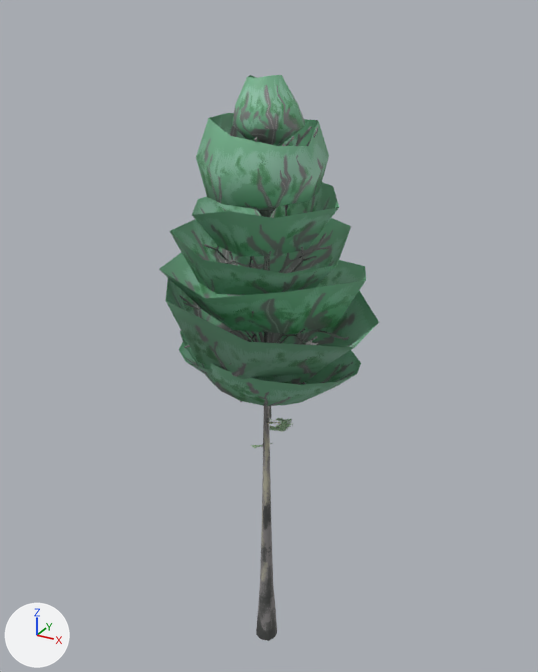
The Blender file Assets/Models/Environment/MountainAsh.blend as it was, and as the next commit left it.
The view is the same before and after, from a camera (50 mm lens) standing at (52.6, -94.7, 105.0) and looking at (-1.3, 3.2, 56.0). Every picture has the same lights, and +X, +Y and +Z are marked at lower left.

Script lines for the objects in view, before the commit:
```python
ob_cube = bpy.data.objects.new('Cube', me_cube)
ob_cube.location = (0.0, 0.0, 48.8)
ob_cube.scale = (17.4, 17.4, 17.4)
ob_cube_001 = bpy.data.objects.new('Cube.001', me_cube_001)
ob_cube_001.location = (0.0, 0.0, 56.3)
ob_cube_001.rotation_euler = (0.0, 0.0, -0.486)  # degrees (0, 0, -28)
ob_cube_001.scale = (21.0, 20.3, 21.8)
ob_cube_002 = bpy.data.objects.new('Cube.002', me_cube_002)
ob_cube_002.location = (0.0, 0.0, 67.2)
ob_cube_002.rotation_euler = (0.0, 0.0, -0.899)  # degrees (0, 0, -52)
ob_cube_002.scale = (13.7, 17.0, 16.2)
ob_cube_003 = bpy.data.objects.new('Cube.003', me_cube_003)
ob_cube_003.location = (0.0, 0.0, 80.1)
ob_cube_003.rotation_euler = (0.0, 0.0, -0.899)  # degrees (0, 0, -52)
ob_cube_003.scale = (11.8, 14.2, 23.4)
ob_cube_004 = bpy.data.objects.new('Cube.004', me_cube_004)
ob_cube_004.location = (0.0, 0.0, 72.9)
ob_cube_004.rotation_euler = (0.0, 0.0, -3.143)  # degrees (0, 0, -180)
ob_cube_004.scale = (11.8, 14.2, 16.0)
ob_cube_005 = bpy.data.objects.new('Cube.005', me_cube_005)
ob_cube_005.location = (0.0, 0.0, 86.9)
ob_cube_005.rotation_euler = (0.0, 0.0, 1.591)  # degrees (0, 0, 91)
ob_cube_005.scale = (7.99, 9.58, 13.3)
ob_cube_006 = bpy.data.objects.new('Cube.006', me_cube_006)
ob_cube_006.location = (0.0, 0.0, 61.8)
ob_cube_006.rotation_euler = (0.0, 0.0, 1.527)  # degrees (0, 0, 87)
ob_cube_006.scale = (15.2, 19.8, 16.2)
ob_cube_007 = bpy.data.objects.new('Cube.007', me_cube_007)
ob_cube_007.location = (0.0, 0.0, 50.8)
ob_cube_007.rotation_euler = (0.0, 0.0, -2.517)  # degrees (0, 0, -144)
ob_cube_007.scale = (15.4, 15.4, 15.4)
ob_plane = bpy.data.objects.new('Plane', me_plane_001)
ob_plane.location = (0.0, 0.0, 0.0)
```
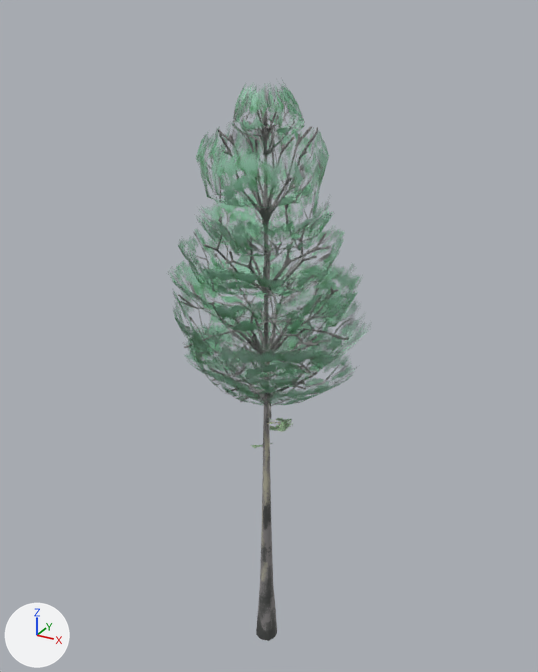
Boxes [x1, y1, x2, y2] around the edits, measured in the pictures (538 x 672 px):
'Cube.001', surface changed: [165, 264, 379, 379] in both
'Cube.003', surface changed: [196, 113, 329, 210] in both
'Cube.006', surface changed: [159, 252, 366, 334] in both
'Cube.002', surface changed: [170, 218, 351, 297] in both
'Cube.004', surface changed: [192, 182, 339, 256] in both
'Cube', surface changed: [180, 318, 361, 406] in both
'Cube.005', surface changed: [232, 75, 305, 156] in both
'Cube.007', surface changed: [179, 316, 345, 389] in both

Diff of the bpy script that builds the scene:
```diff
--- a/Assets/Models/Environment/MountainAsh.blend.py
+++ b/Assets/Models/Environment/MountainAsh.blend.py
@@ img_mountainashleaf_alpha_re @@
+img_mountainashleaf_alpha_re = load_image('MountainAshLeaf.Alpha.Re', 'Env.Textures/MountainAshLeaf.Alpha.Re.png', 1024, 1024, 'sRGB')
@@ mat_mountainashleafre_tex @@
 n0 = _N.new('ShaderNodeBsdfPrincipled'); n0.name = 'Principled BSDF'
 n2.image = img_mountainashleafre_colour_tex
+n3 = _N.new('ShaderNodeTexImage'); n3.name = 'Image Texture.001'
+n3.image = img_mountainashleaf_alpha_re
 _L.new(n0.outputs[0], n1.inputs[0])  # 'BSDF' to 'Surface'
 _L.new(n2.outputs[0], n0.inputs[0])  # 'Color' to 'Base Color'
+_L.new(n3.outputs[0], n0.inputs[4])  # 'Color' to 'Alpha'
```
